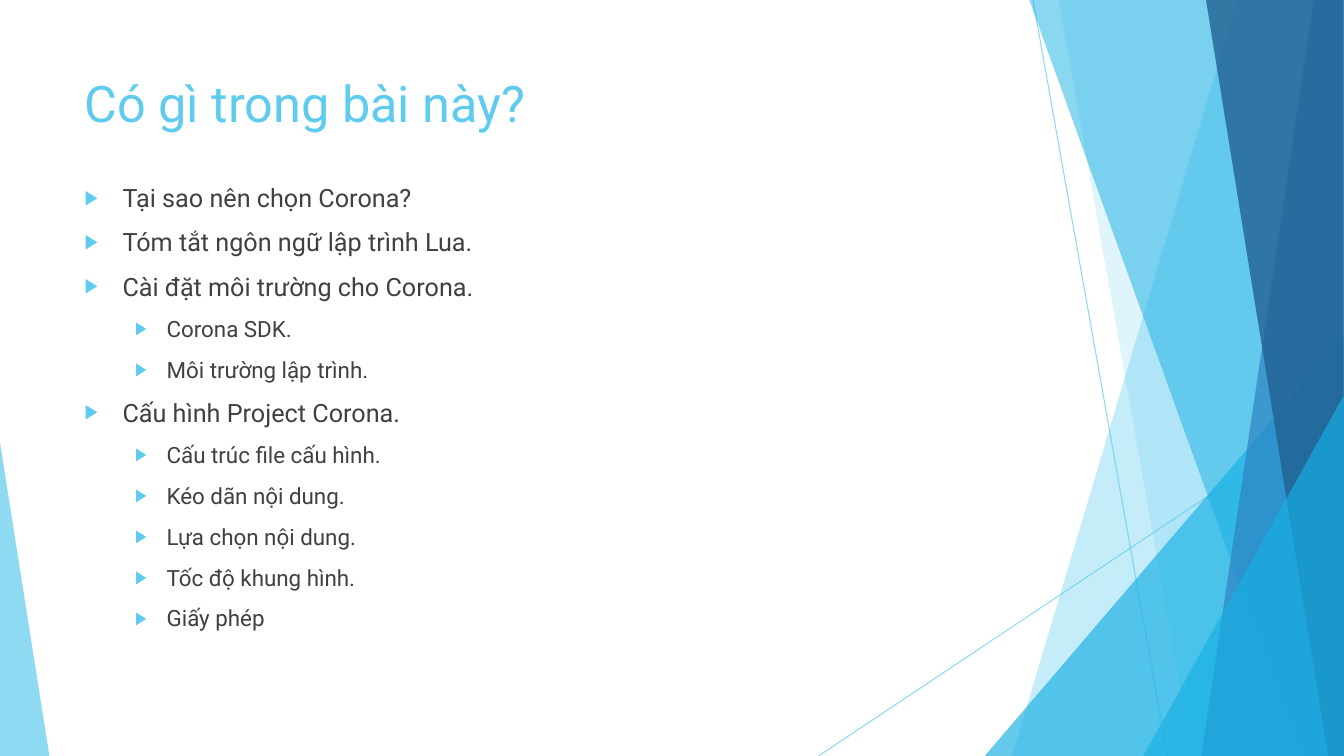
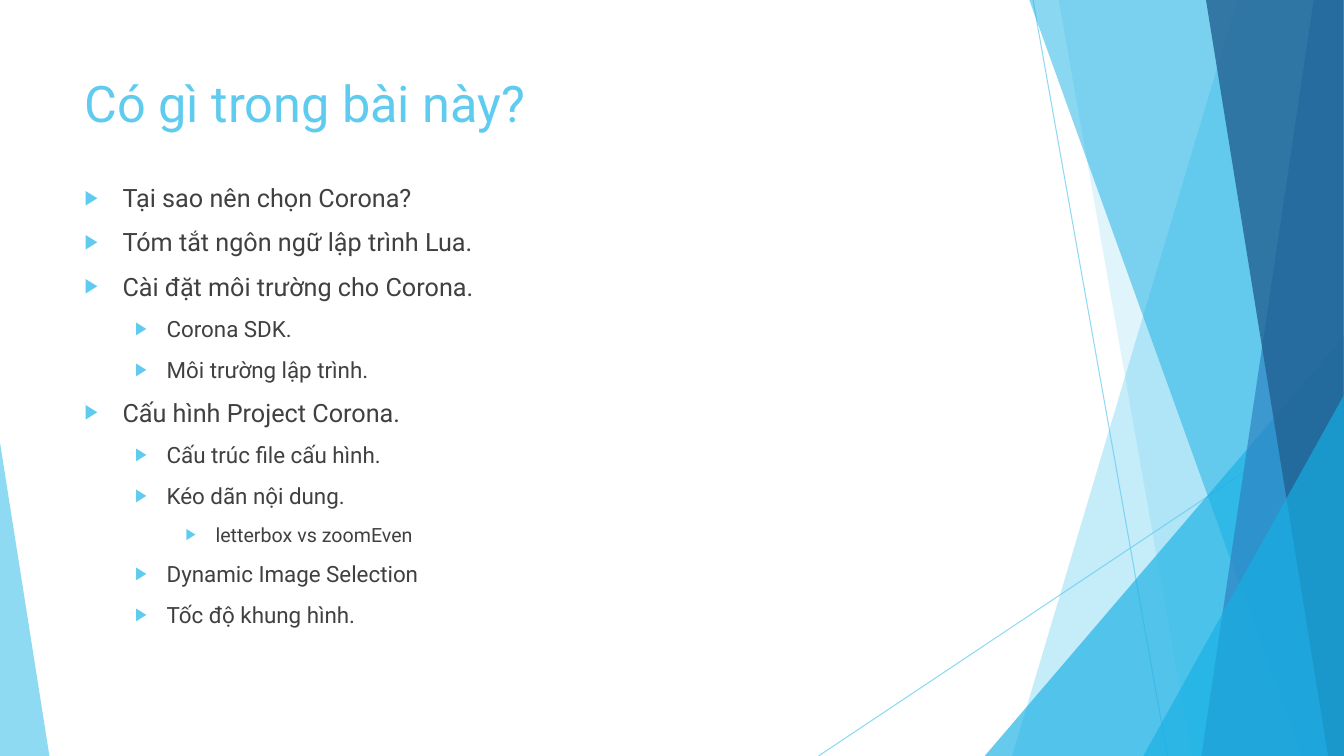
Before and after one commit to ndthanhdev/TDT-Spring-2017, a slide deck: slide 2 of Corona/Presentation1.pptx. Drawn at 1344x756 pixels with LibreOffice and Linux fonts; fonts in the diff are those of the drawing. Boxes give left, top, right and bottom in pixels: in the first picture for what was removed or moved away, otherwise in the second. Text is boxed around its words. In the diff, an @@ line names an element or a change of style, - is before the commit and + after.

```diff
--- a/Corona/Presentation1.pptx
+++ b/Corona/Presentation1.pptx
@@ text at <box>167,527,418,587</box>: text changed @@
-  ▶ Lựa chọn nội dung.
+    ▶ letterbox vs zoomEven
+  ▶ Dynamic Image Selection
@@ text at <box>167,607,264,631</box>: paragraph removed @@
-  ▶ Giấy phép
```
Also in this commit, not shown: 3 other slides changed, 5 slides added, 1 other file.
